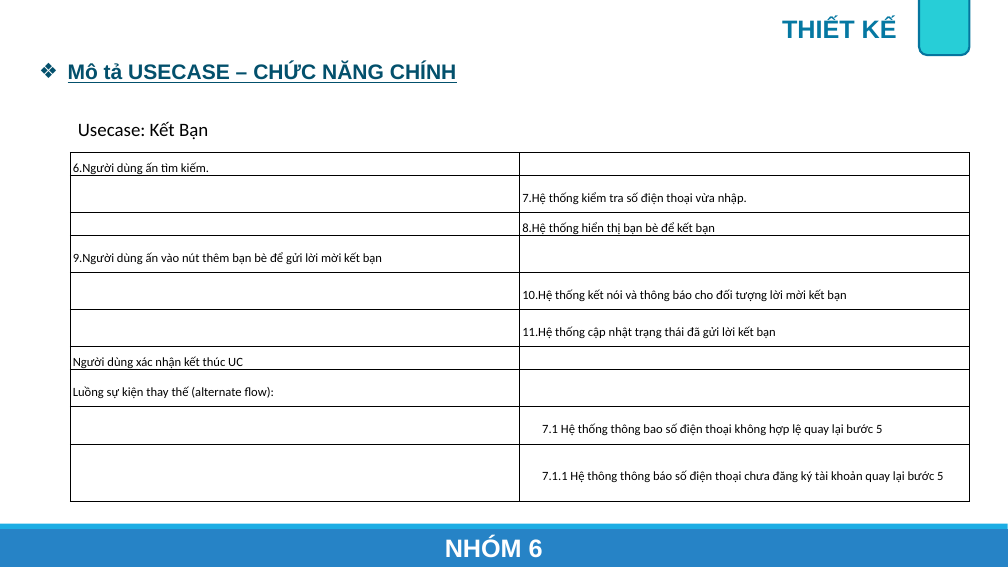
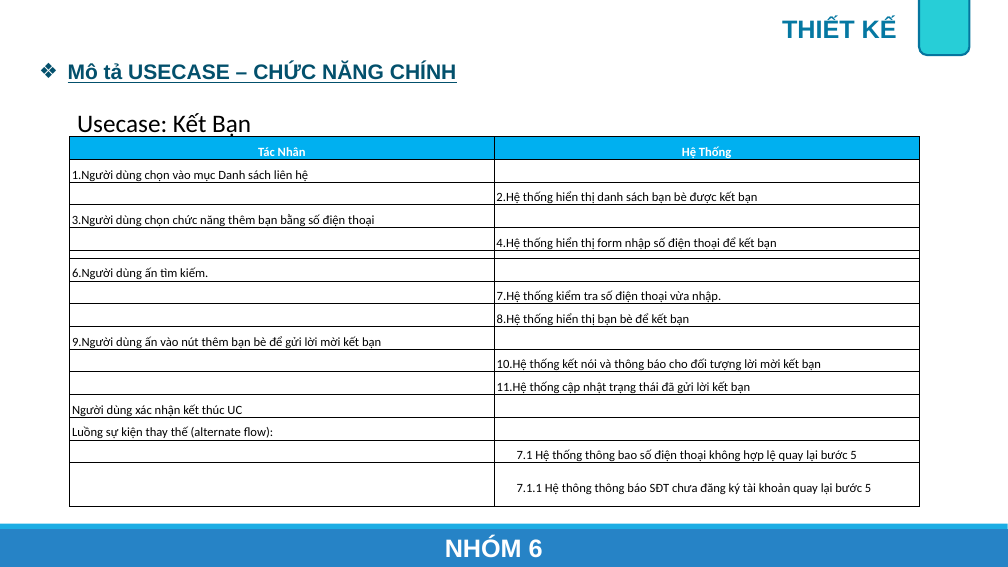
Before and after one commit to onebabyq/ung-dung-quan-li-tin-nhan-congnghemoi, a slide deck: slide 10 of Slide_BaoCao/AppChat_Nhom6.pptx (slide 13 before the commit). Drawn at 1008x567 pixels with LibreOffice and Linux fonts; fonts in the diff are those of the drawing. Boxes give left, top, right and bottom in pixels: in the first picture for what was removed or moved away, otherwise in the second. Text is boxed around its words. In the diff, an @@ line names an element or a change of style, - is before the commit and + after.

```diff
--- a/Slide_BaoCao/AppChat_Nhom6.pptx
+++ b/Slide_BaoCao/AppChat_Nhom6.pptx
@@ text "Usecase: Kết Bạn": place and size @@
-text "Usecase: Kết Bạn" at box(78, 121, 208, 139)
+text "Usecase: Kết Bạn" at box(77, 113, 251, 138)
@@ text "Usecase: Kết Bạn" at box(77, 113, 251, 138): size 18 to 24 pt @@
@@ table added at box(70, 137, 920, 277), 6 rows, 2 columns @@
+Tác Nhân | Hệ Thống
+1.Người dùng chọn vào mục Danh sách liên hệ | 
+ | 2.Hệ thống hiển thị danh sách bạn bè được kết bạn
+3.Người dùng chọn chức năng thêm bạn bằng số điện thoại | 
+ | 4.Hệ thống hiển thị form nhập số điện thoại để kết bạn
+5.Người dùng nhập số điện thoại | 
@@ table at box(70, 259, 920, 498) @@
-row 10, column 2: 7.1.1 Hệ thông thông báo số điện thoại chưa đăng ký tài khoản quay lại bước 5
+row 10, column 2: 7.1.1 Hệ thông thông báo SĐT chưa đăng ký tài khoản quay lại bước 5
@@ table: place and size @@
-table at box(70, 153, 970, 494)
+table at box(70, 259, 920, 498)
```
Also in this commit, not shown: 7 other slides changed, 2 slides added, 3 slides removed.
